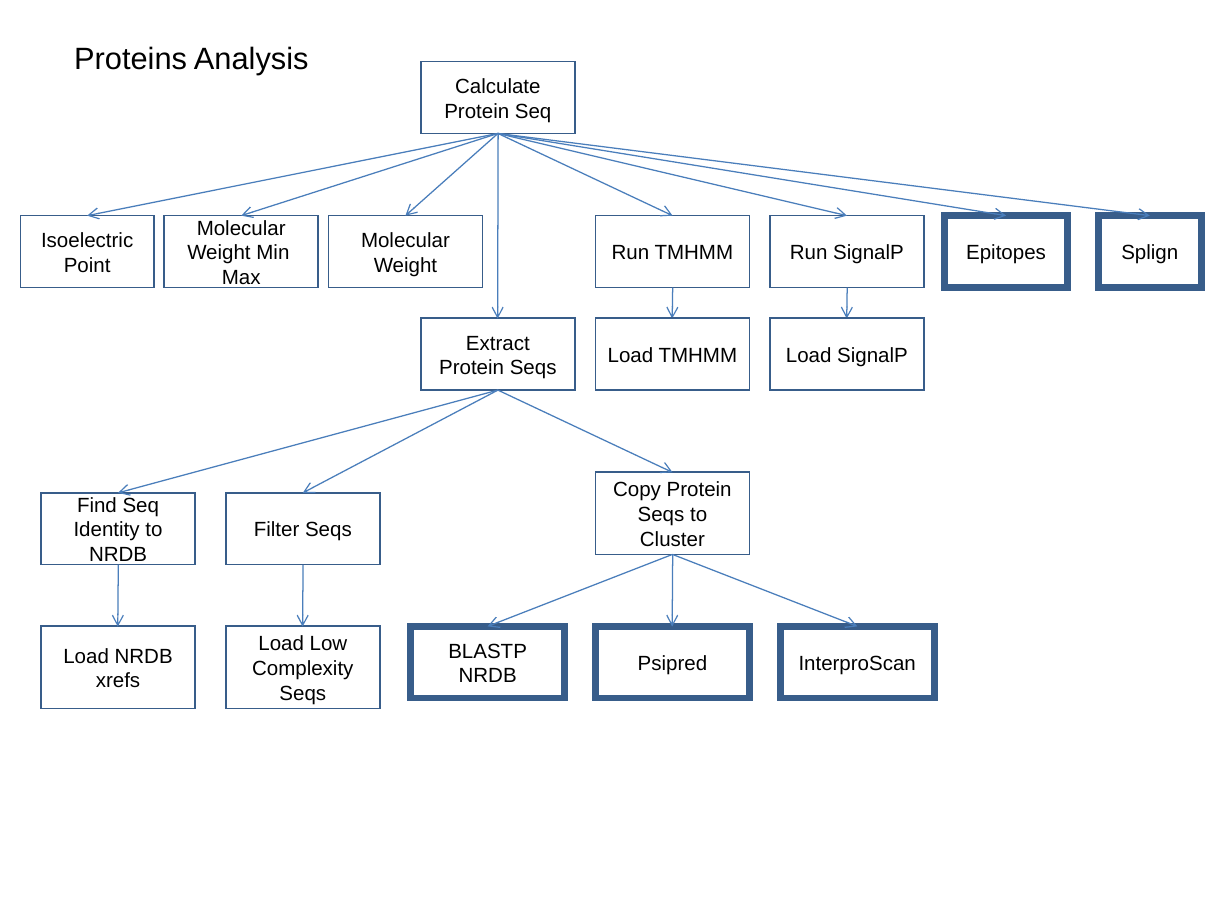
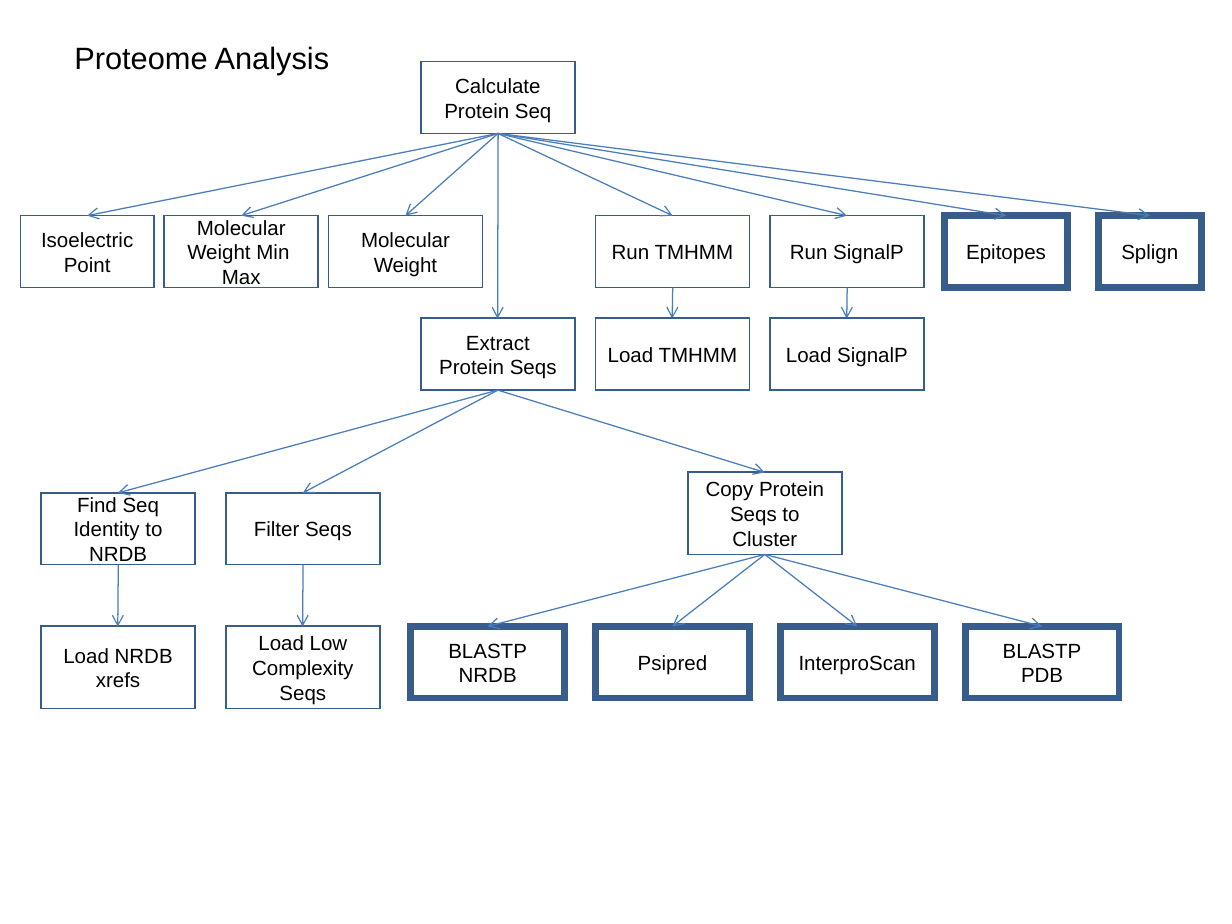
Before and after one commit to VEuPathDB/ApiCommonData, a slide deck: slide 6 of Load/doc/workflow/AnalysisWorkflow.ppt. Drawn at 1232x924 pixels with LibreOffice and Linux fonts; fonts in the diff are those of the drawing. Boxes give left, top, right and bottom in pixels: in the first picture for what was removed or moved away, otherwise in the second. Text is boxed around its words. In the diff, an @@ line names an element or a change of style, - is before the commit and + after.

```diff
--- a/Load/doc/workflow/AnalysisWorkflow.ppt
+++ b/Load/doc/workflow/AnalysisWorkflow.ppt
@@ text at <box>74,46,330,75</box>: text changed @@
-Proteins Analysis
+Proteome Analysis
@@ arrow moved from (498, 391) - (673, 472) to (498, 391) - (765, 472) @@
@@ rectangle "Copy Protein Seqs to Cluster": place and size @@
-rectangle "Copy Protein Seqs to Cluster" at <box>595,472,749,554</box>
+rectangle "Copy Protein Seqs to Cluster" at <box>687,472,841,554</box>
@@ arrow moved from (673, 554) - (488, 626) to (765, 554) - (488, 626) @@
@@ arrow moved from (673, 554) - (673, 627) to (765, 554) - (673, 626) @@
@@ arrow moved from (673, 554) - (857, 626) to (765, 554) - (857, 626) @@
@@ arrow added from (765, 554) to (1042, 626), #4A7EBB 0.74 pt @@
@@ rectangle added at <box>965,626,1119,697</box>, outline #385D8A 4 pt, 12 pt, text #000000 @@
+BLASTP
+PDB
```
Also in this commit, not shown: 4 other slides changed, 1 slide added.
